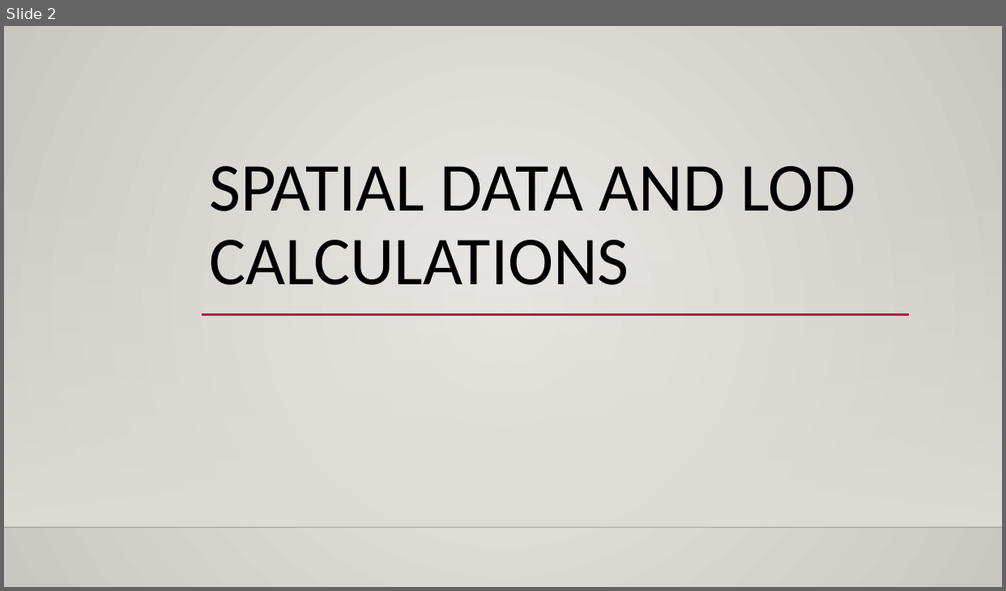
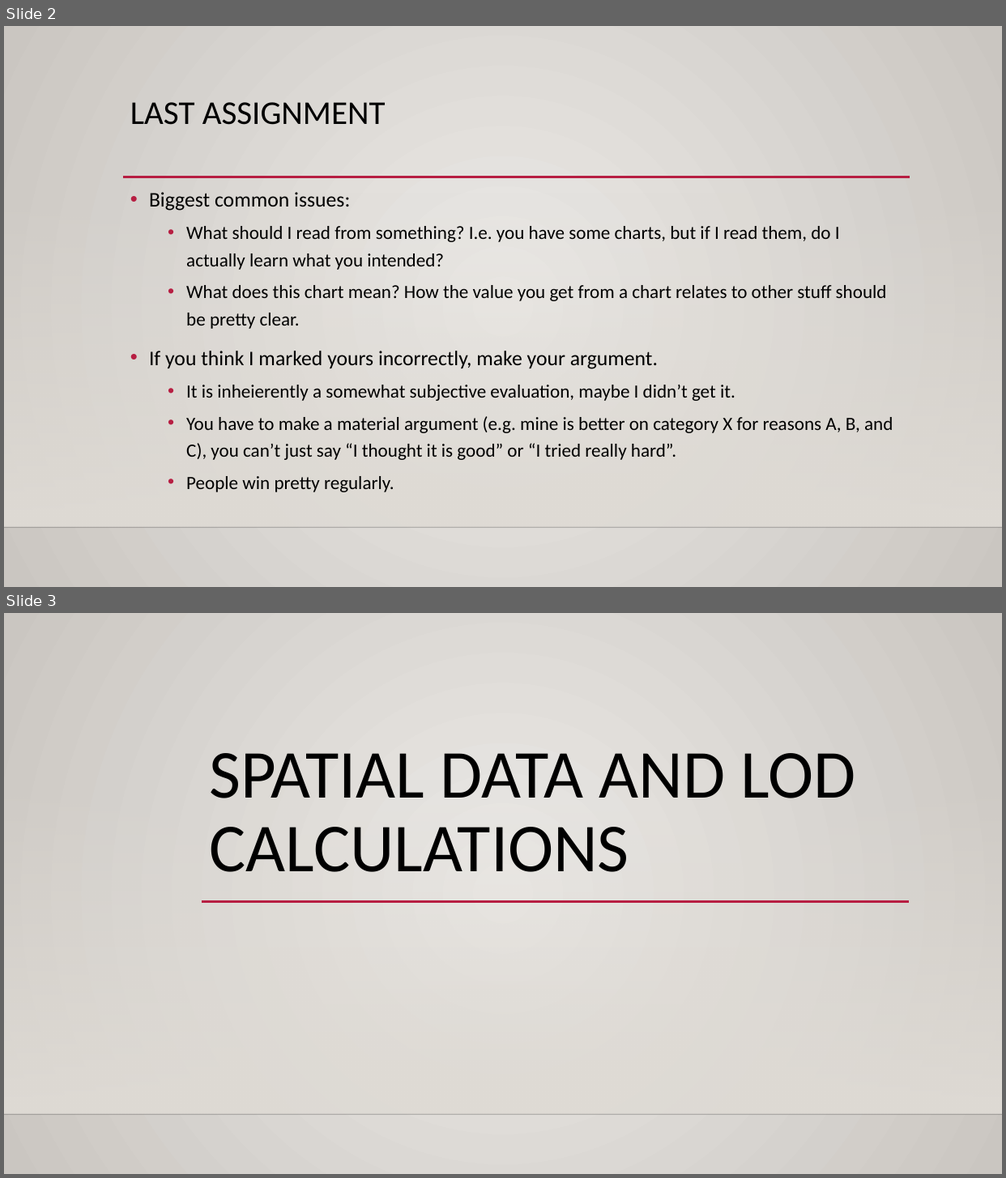
Before and after one commit to AkeemSemper/ml_datasets, a slide deck: slides/spatial_joins.pptx. Shown one above the other, each under a label of ours: slide 2 before the commit, slides 2 and 3 after it. The pictures are 1006x591 and 1006x1178 pixels, drawn with LibreOffice and Linux fonts; fonts in the diff are those of the drawing; background and template pictures are left out. Boxes give left, top, right and bottom in pixels: in the first picture for what was removed or moved away, otherwise in the second. Text is boxed around its words. In the diff, an @@ line names an element or a change of style, - is before the commit and + after.

```diff
--- a/slides/spatial_joins.pptx
+++ b/slides/spatial_joins.pptx
@@ slide 2 added at (4, 26, 1002, 587), background gradient #ECEAE7 to #CAC7C1; not listed: 2 template elements that a slide beside it also shows @@
@@ title added at (130, 102, 386, 125), 32 pt, text #000000 @@
+LAST ASSIGNMENT
@@ line added from (123, 177) to (910, 177), #B71E42 2.5 pt @@
@@ text added at (149, 192, 893, 493), 18 pt, text #000000 @@
+• Biggest common issues:
+  • What should I read from something? I.e. you have some charts, but if I read them, do I actually learn what you intended?
+  • What does this chart mean? How the value you get from a chart relates to other stuff should be pretty clear.
+• If you think I marked yours incorrectly, make your argument.
+  • It is inheierently a somewhat subjective evaluation, maybe I didn’t get it.
+  • You have to make a material argument (e.g. mine is better on category X for reasons A, B, and C), you can’t just say “I thought it is good” or “I tried really hard”.
+  • People win pretty regularly.
@@ what was slide 2 is now slide 3 @@
```
Also in this commit, not shown: 1 slide changed, 3 other slides added, 6 other files.
